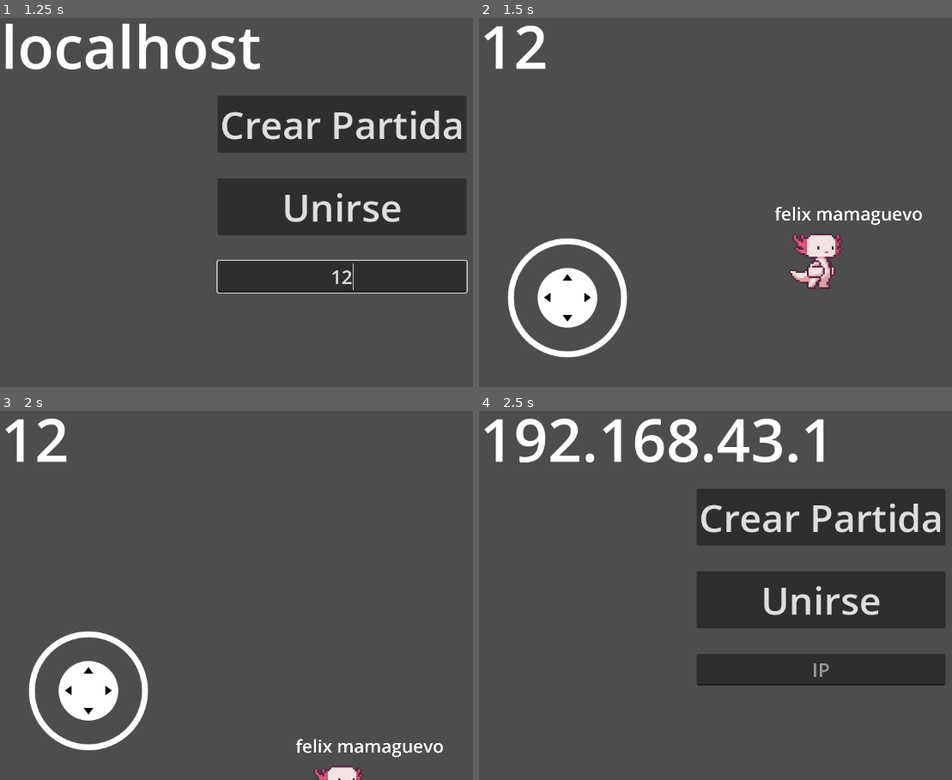
Above: before the commit, frames 1-4 (two rows, left to right).
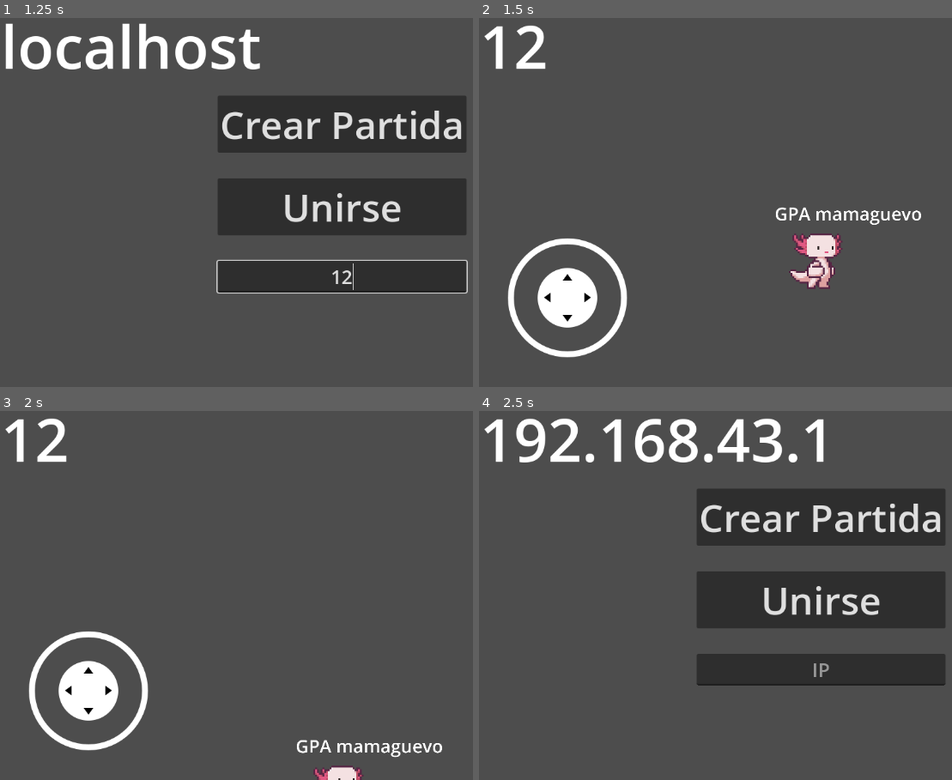
Above: after the commit, the same moments.

Repository: FelixGamerFG/Wasteland-Apocalypse-Zombies
Game: Godot game, scene res://scenes/main_scene.tscn
Same seed, same stepped clock (60 frames per second), same inputs: the game is played once before the commit and once after it.
Inputs (mouse positions are in pixels of both pictures, inside the frame that each line leads up to):
- Up to frame 1 (1.25 s): click (340, 276) at 0.52 s; type "12" at 0.6 s
- Up to frame 2 (1.5 s): click "Crear Partida" at 1.25 s
- Up to frame 3 (2 s): no input
- Up to frame 4 (2.5 s): tap Enter (ui_accept) at 2, 2.27 s; move the mouse to (outside the picture) at 2.02 s; hold Right (ui_right) from 2.03 s (still down); click (outside the picture) at 2.17 s

Frame 1 is identical in both runs. In frame 2, 0.5% of the frame differs, in the area x 62-94%, y 51-57%; in frame 3, 0.5%; in frame 4, nothing differs.

Commit message:
name for gpa prueva

Diff:
--- a/Scripts/GlobalST/GuardadosST/datas_PJ.gd
+++ b/Scripts/GlobalST/GuardadosST/datas_PJ.gd
@@ -3,7 +3,7 @@
 const SaveFile  = "user://SaveFile_jp.save"
 
 var datosJP = {
-	"Nombre": "felix mamaguevo"
+	"Nombre": "GPA mamaguevo"
 }
 
 func _ready() -> void:
